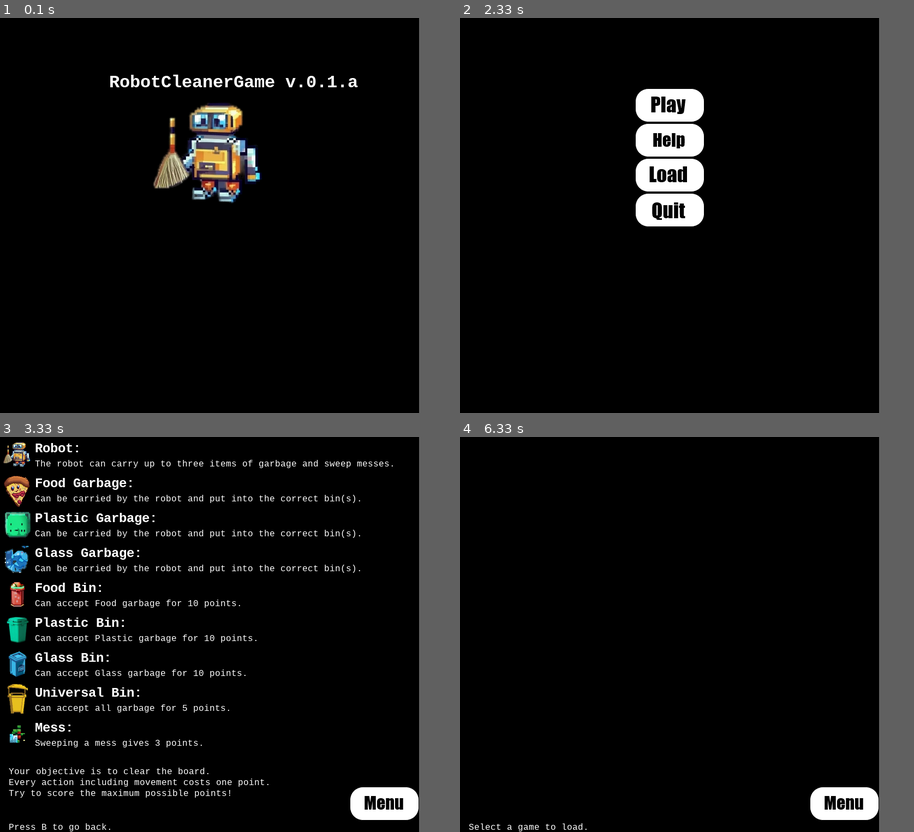
Above: before the commit, frames 1-4 (two rows, left to right).
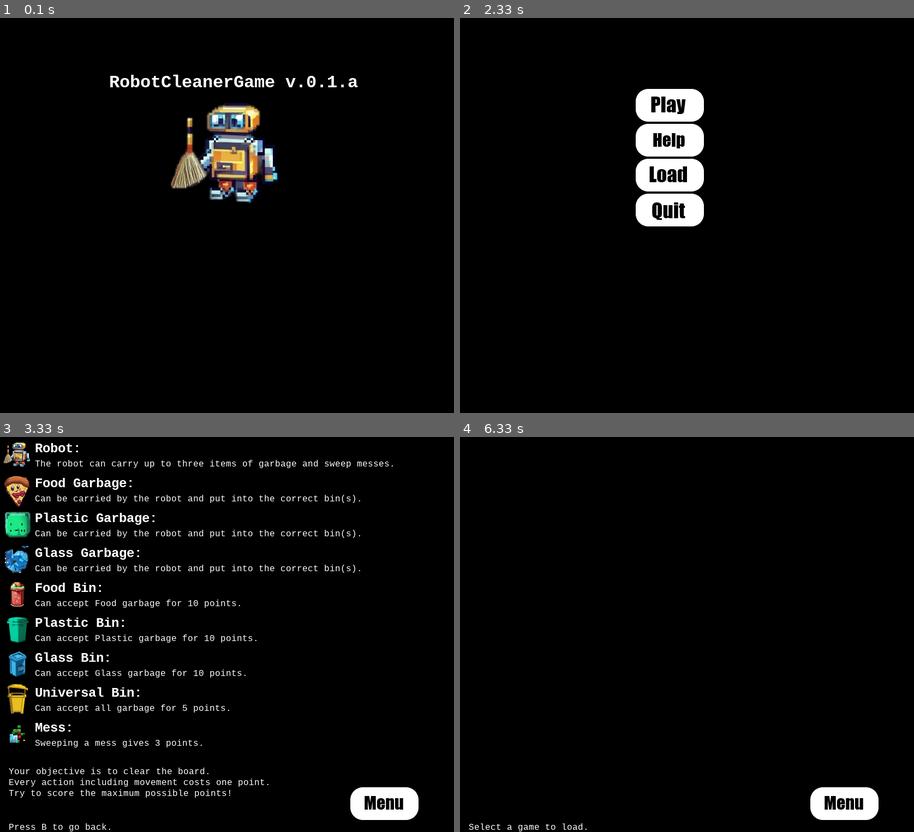
Above: after the commit, the same moments.

Repository: marc-davies-23/RobotCleanerGame
Game: pygame game, started from RobotCleanerGame/Main.py
Same seed, same stepped clock (60 frames per second), same inputs: the game is played once before the commit and once after it.
Inputs (mouse positions are in pixels of both pictures, inside the frame that each line leads up to):
- Up to frame 1 (0.1 s): no input
- Up to frame 2 (2.33 s): click (664, 318) at 1.88 s
- Up to frame 3 (3.33 s): tap H at 3.17 s
- Up to frame 4 (6.33 s): tap B at 3.5 s; press the mouse at (664, 737) at 5.87 s; move the mouse to (673, 622) at 5.97 s; release the mouse at (682, 508) at 6.1 s
In our replay, the window is 768x724 before the commit and 832x724 after it. These sizes can differ from the game's own. Grey fills any space a smaller window leaves; there, only what the larger window draws over its background counts as a difference.

The runs differ from the first frame. In frame 1, 4.5% of the frame differs, in the area x 33-62%, y 21-47%; in frame 2, only the window size differs; in frame 3, only the window size differs; in frame 4, only the window size differs.

Commit message:
More tutorials

Diff:
--- a/RobotCleanerGame/PyGameConstants.py
+++ b/RobotCleanerGame/PyGameConstants.py
@@ -37,7 +37,7 @@
 TILE_SIZE = 64
 
 FEEDBACK_TEXT_BOX_HEIGHT = 20
-WIN_WIDTH = TILE_SIZE * 12
+WIN_WIDTH = TILE_SIZE * 13
 WIN_HEIGHT = TILE_SIZE * 11 + FEEDBACK_TEXT_BOX_HEIGHT  # 20 extra pixels for feedback text
 
 WIN_CAPTION = "RobotCleanerGame"
Not shown, added: GameFiles/SetPieces/Tutorial_4/game.rcgg
Not shown, added: GameFiles/SetPieces/Tutorial_5/game.rcgg
Not shown, added: GameFiles/SetPieces/Tutorial_5/solve.rcgs
